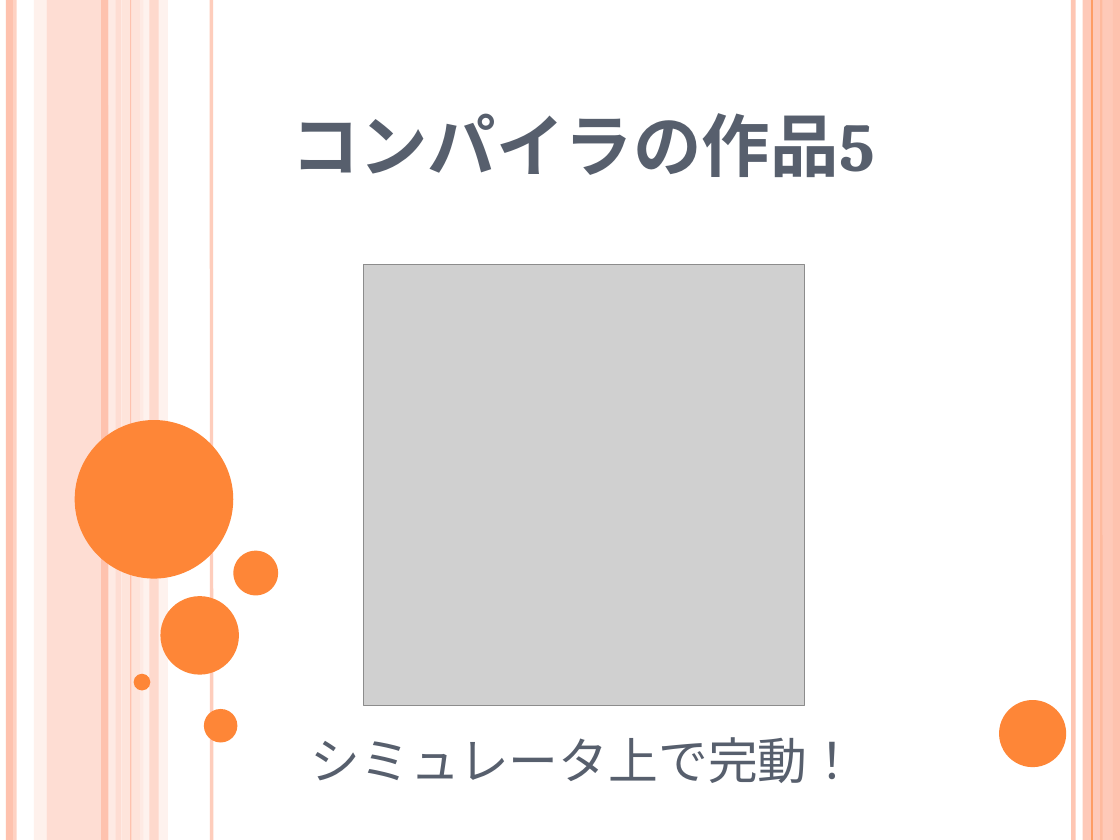
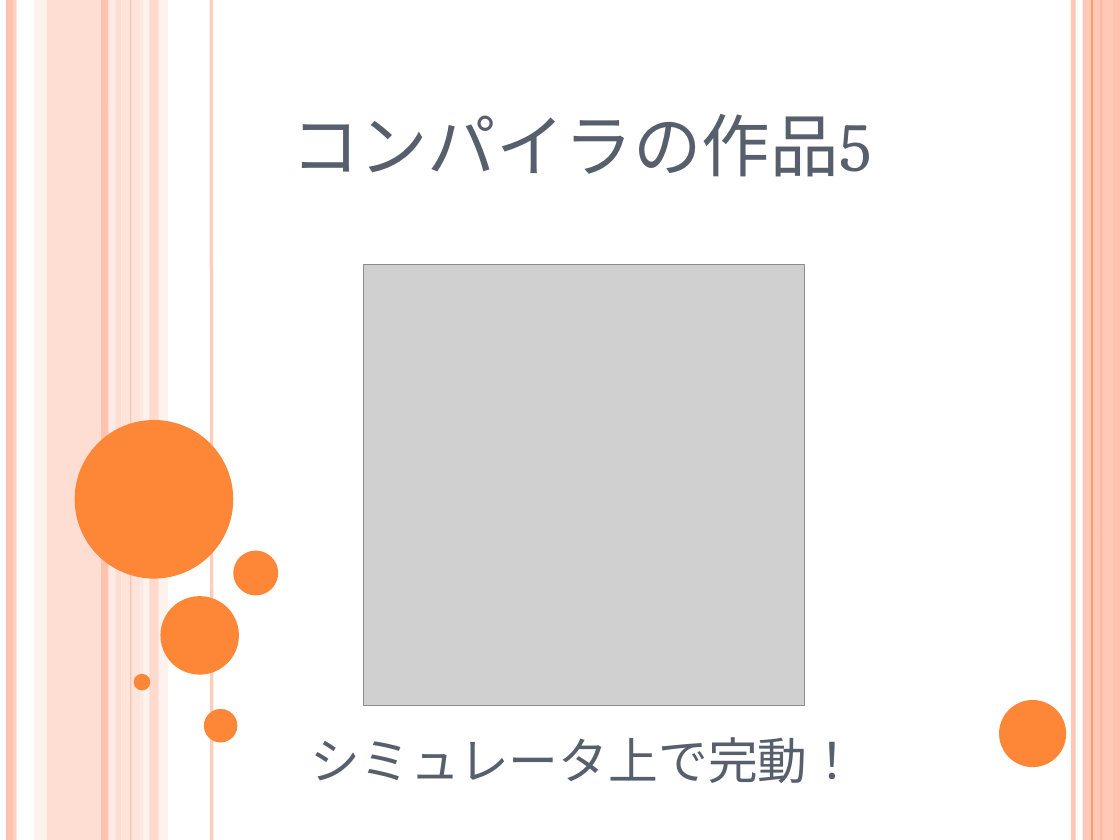
Before and after one commit to cpumul4/cpuex, a slide deck: slide 11 of prsn/1106/1106.odp. Drawn at 1120x840 pixels with LibreOffice and Linux fonts; fonts in the diff are those of the drawing; grey boxes stand for pictures. Boxes give left, top, right and bottom in pixels: in the first picture for what was removed or moved away, otherwise in the second. Text is boxed around its words. In the diff, an @@ line names an element or a change of style, - is before the commit and + after.

```diff
--- a/prsn/1106/1106.odp
+++ b/prsn/1106/1106.odp
@@ title "コンパイラの作品5" at <box>291,114,872,177</box>: bold off @@
```
Also in this commit, not shown: 12 other slides changed.
